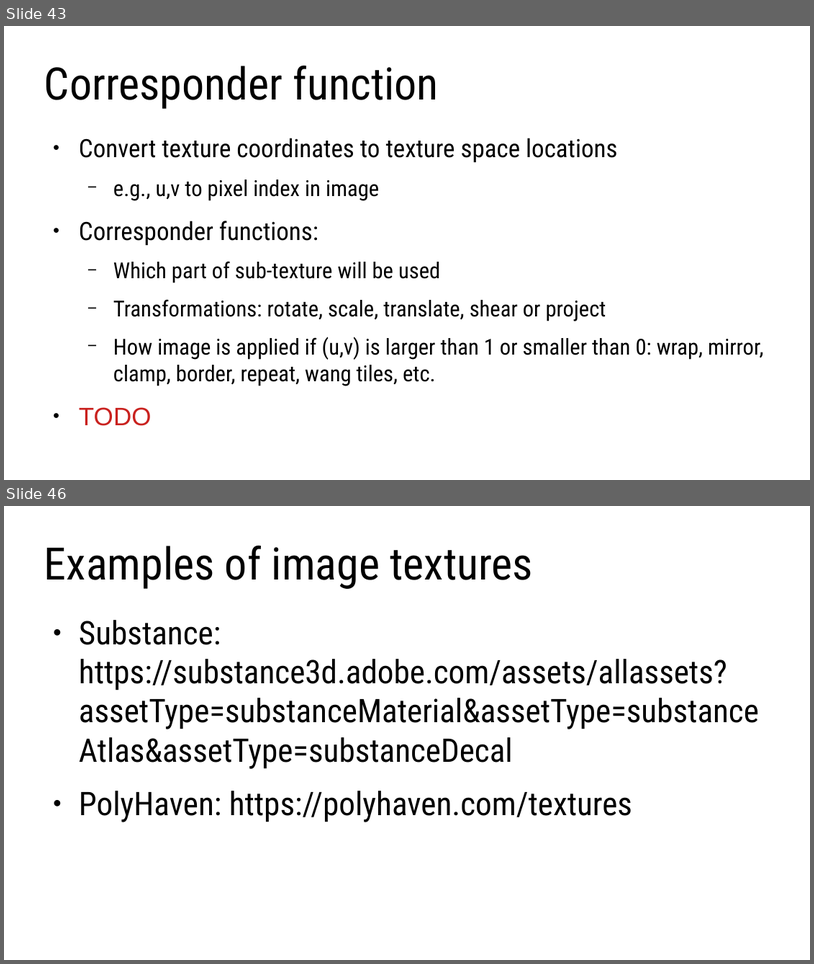
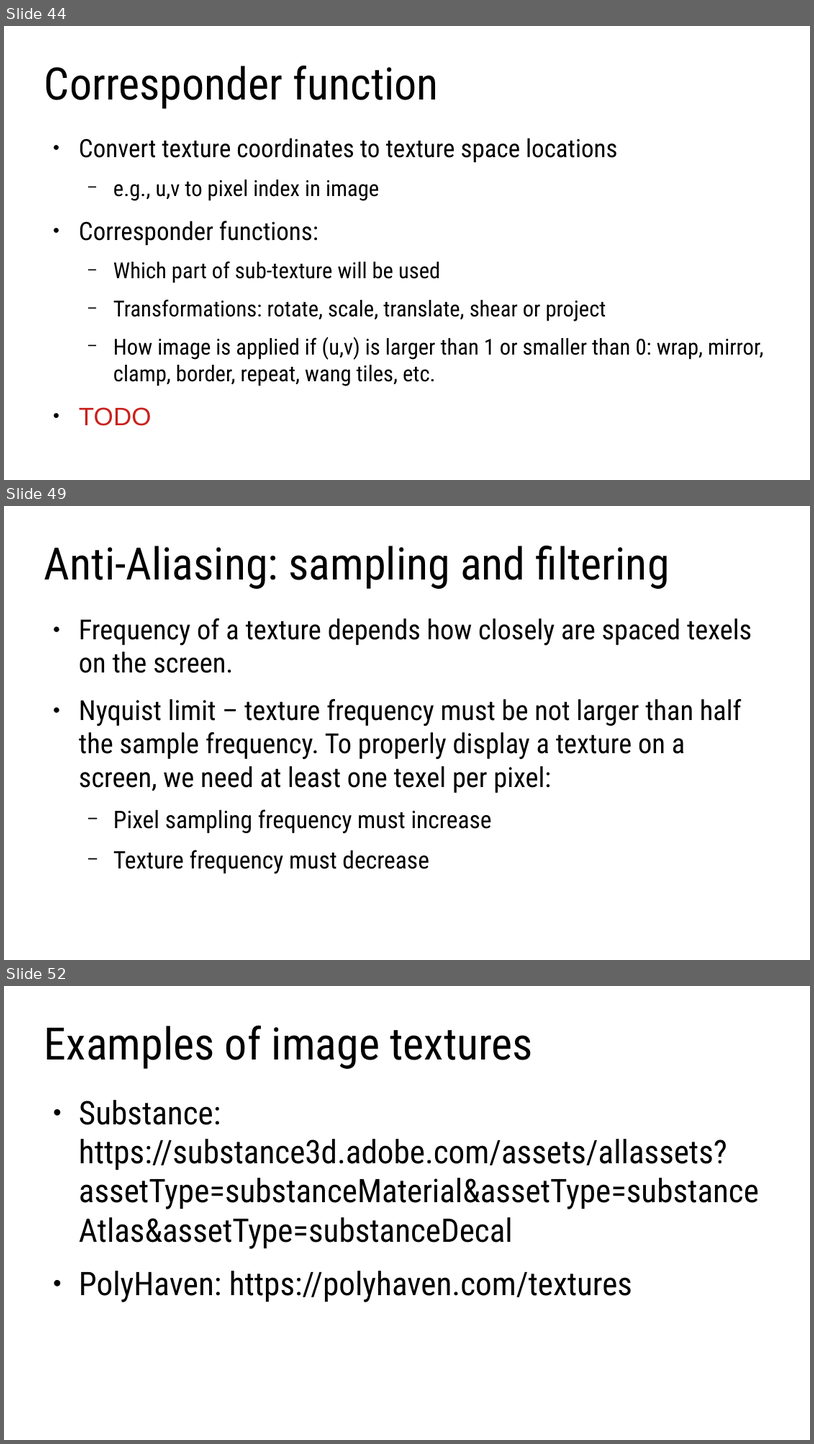
Before and after one commit to lorentzo/IntroductionToComputerGraphics, a slide deck: lectures/3_foundations_3d_scene/3_2_2_3D_models_material.odp. Shown one above the other, each under a label of ours: slides 43 and 46 before the commit, slides 44, 49 and 52 after it; the slides between them are not shown. The pictures are 814x964 and 814x1444 pixels, drawn with LibreOffice and Linux fonts; fonts in the diff are those of the drawing. Boxes give left, top, right and bottom in pixels: in the first picture for what was removed or moved away, otherwise in the second. Text is boxed around its words. In the diff, an @@ line names an element or a change of style, - is before the commit and + after.

```diff
--- a/lectures/3_foundations_3d_scene/3_2_2_3D_models_material.odp
+++ b/lectures/3_foundations_3d_scene/3_2_2_3D_models_material.odp
@@ slide 49 added at [4, 506, 810, 960], background #FFFFFF @@
@@ title added at [44, 546, 670, 589], 44 pt, text #000000 @@
+Anti-Aliasing: sampling and filtering
@@ text added at [79, 618, 752, 873], 27.2 pt, text #000000 @@
+● Frequency of a texture depends how closely are spaced texels on the screen.
+● Nyquist limit – texture frequency must be not larger than half the sample frequency. To properly display a texture on a screen, we need at least one texel per pixel:
+  − Pixel sampling frequency must increase
+  − Texture frequency must decrease
@@ what was slide 43 is now slide 44 @@
@@ what was slide 46 is now slide 52 @@
```
Also in this commit, not shown: 2 slides changed, 8 other slides added, 1 slide removed, 8 other files.
